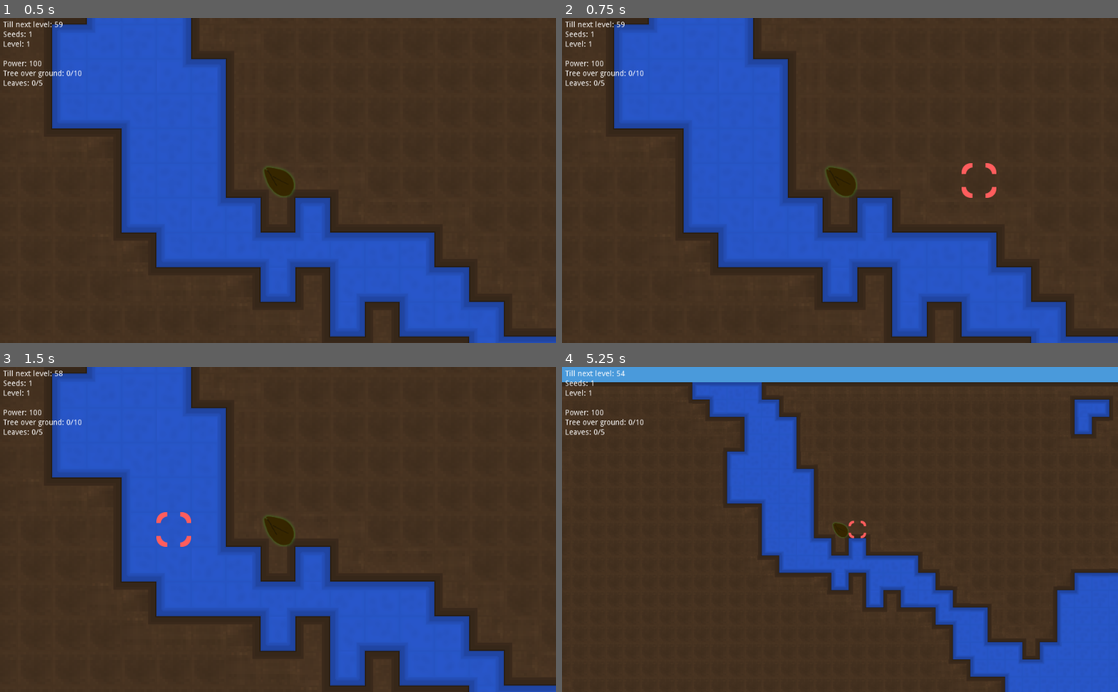
Above: before the commit, frames 1-4 (two rows, left to right).
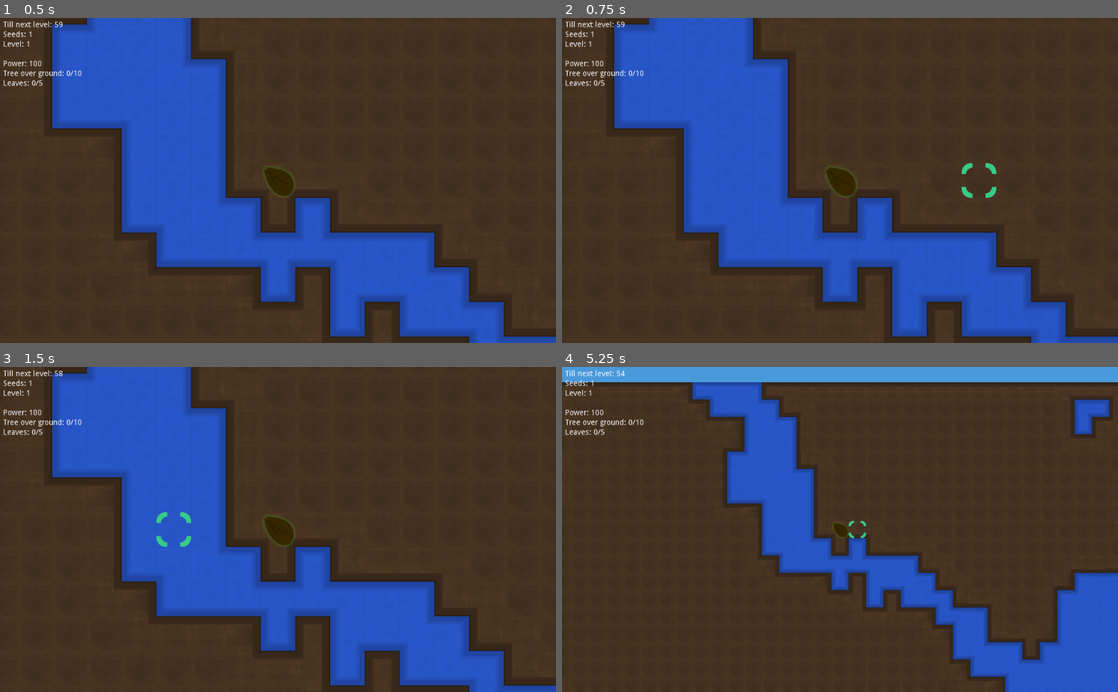
Above: after the commit, the same moments.

Repository: BigAwesome/SpringJam2D
Game: Godot game, scene res://scenes/game.tscn
Two runs of this game, one before a commit and one after it. Both use one fixed random seed, a clock stepped at 60 frames per second and the inputs below.
Inputs (mouse positions are in pixels of both pictures, inside the frame that each line leads up to):
- Up to frame 1 (0.5 s): no input
- Up to frame 2 (0.75 s): tap Enter at 0.5 s; move the mouse to (962, 164) at 0.52 s; press the mouse at (962, 164) at 0.53 s
- Up to frame 3 (1.5 s): tap Space at 1.25 s; move the mouse to (166, 545) at 1.27 s; release the mouse at (166, 545) at 1.28 s; right-click (166, 545) at 1.35 s; click (166, 545) at 1.42 s
- Up to frame 4 (5.25 s): tap Enter at 2, 3.5 s; move the mouse to (895, 458) at 2.02 s; tap Mouse wheel down (mouse_wheel_down) at 2.1, 5.1 s; click (895, 458) at 2.17 s; tap Space at 2.75, 4.25 s; move the mouse to (812, 594) at 2.77 s; tap Mouse wheel up (mouse_wheel_up) at 2.85 s; click (812, 594) at 2.92 s; move the mouse to (1006, 578) at 3.52 s; press the mouse at (1006, 578) at 3.53 s; move the mouse to (673, 480) at 4.27 s; release the mouse at (673, 480) at 4.28 s; right-click (673, 480) at 4.35 s; click (673, 480) at 4.42 s; move the mouse to (867, 529) at 5.02 s; click (867, 529) at 5.17 s

Frame 1 is identical in both runs. In frame 2, 0.2% of the frame differs, in the area x 71-79%, y 44-56%; in frame 3, 0.2%; in frame 4, less than 0.1%.

Commit message:
reworking towards global game roules

Diff:
--- a/scripts/player.gd
+++ b/scripts/player.gd
@@ -3,7 +3,7 @@
 var _map
 var _level_map
 
-enum tile_names {
+enum ui_tiles {
 	Unknown,
 	Up,
 	Down,
@@ -16,18 +16,30 @@
 	pass # Replace with function body.
 
 
+func get_tree_adjacent(tree, position):
+	if(position.y < tree.seed_tile.y): #over seed can only be trunk
+			# _build_trunk(tree)
+			return ui_tiles.Up
+
+	else: #under seed can only be root
+			return ui_tiles.Down
+			# _build_root(tree)
+
+
+
 func get_build_conditions(position):
 	var trees = get_tree().get_nodes_in_group("Player")
 	var outcome = -1
 	if(_level_map.get_cellv(position) == Score.get_tile("rock")): return 3
 	for tree in trees:
-		if(position.y < tree.seed_tile.y):
-			if (position.x <= tree.seed_tile.x+1 or position.x >= tree.seed_tile.x-1):
-				outcome = tile_names.Up
-			else:
-				outcome = tile_names.Blocked
-		elif(position.y > tree.seed_tile.y):
-			outcome = tile_names.Down
-		else:
-			outcome = tile_names.Blocked
+		outcome = get_tree_adjacent(tree, position)
+		# if(position.y < tree.seed_tile.y):
+		# 	if (position.x <= tree.seed_tile.x+1 or position.x >= tree.seed_tile.x-1):
+		# 		outcome = ui_tiles.Up
+		# 	else:
+		# 		outcome = ui_tiles.Blocked
+		# elif(position.y > tree.seed_tile.y):
+		# 	outcome = ui_tiles.Down
+		# else:
+		# 	outcome = ui_tiles.Blocked
 	return outcome
--- a/scripts/ui.gd
+++ b/scripts/ui.gd
@@ -14,7 +14,6 @@
 
 func _unhandled_input(event):
 	if!(event is InputEventMouseMotion): return
-	print(_level_map)
 	var position = _level_map.world_to_map(get_global_mouse_position())
 	if(_last_hover == position): return
 	if(_last_hover != null): _level_map_mask.set_cellv(_last_hover, -1)
